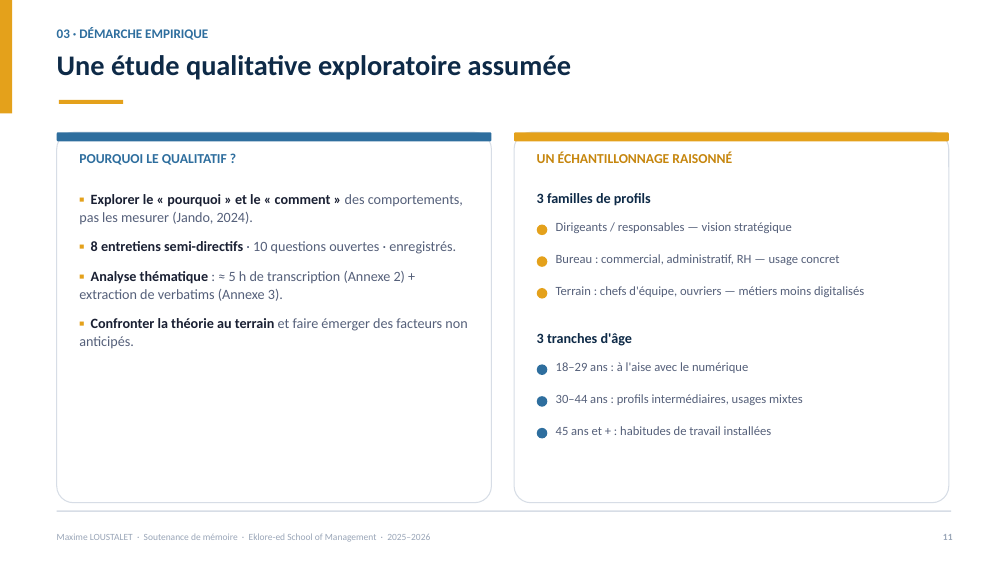
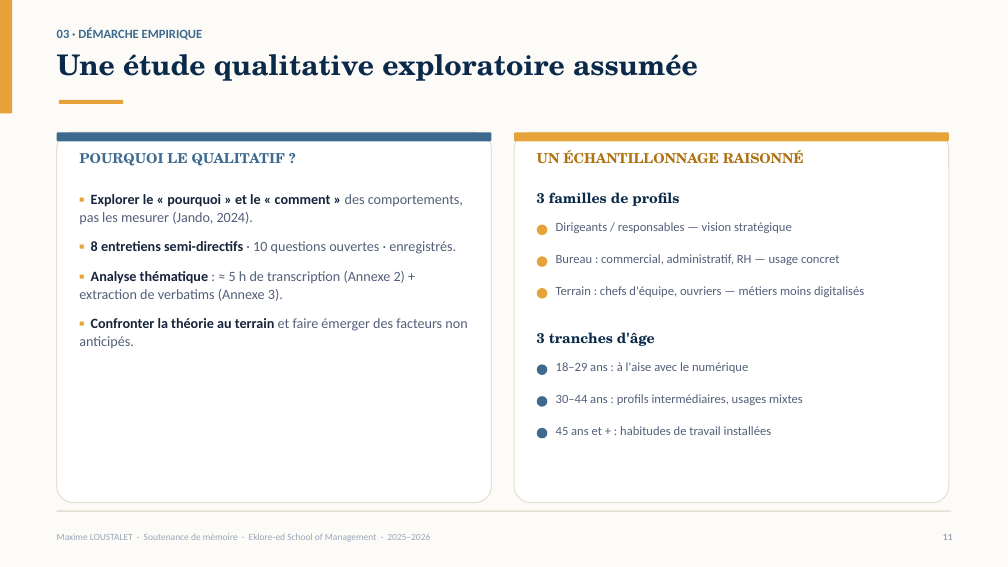
Before and after one commit to maximeloustalet4-creator/maxime, a slide deck: slide 11 of Soutenance_MFE_LOUSTALET_Maxime.pptx. Drawn at 1008x567 pixels with LibreOffice and Linux fonts; fonts in the diff are those of the drawing. Boxes give left, top, right and bottom in pixels: in the first picture for what was removed or moved away, otherwise in the second. Text is boxed around its words. In the diff, an @@ line names an element or a change of style, - is before the commit and + after.

```diff
--- a/Soutenance_MFE_LOUSTALET_Maxime.pptx
+++ b/Soutenance_MFE_LOUSTALET_Maxime.pptx
@@ rectangle at [0,0,1008,113]: fill #FFFFFF to #FCFBF8 @@
@@ rectangle added at [0,0,1008,567], fill #FCFBF8 @@
@@ text "03 · DÉMARCHE EMPIRIQUE" at [57,27,203,40]: size 12.5 to 12 pt, text colour #2E6E9E to #3D6A8E @@
@@ rounded rectangle at [57,132,492,503]: outline #D7DDE6 1 pt to #E6DFD3 1 pt @@
@@ rounded rectangle at [514,132,949,503]: outline #D7DDE6 1 pt to #E6DFD3 1 pt @@
@@ text "POURQUOI LE QUALITATIF ?" at [79,153,285,166]: font Calibri to TeX Gyre Schola, text colour #2E6E9E to #3D6A8E @@
@@ text "UN ÉCHANTILLONNAGE RAISONNÉ" at [537,150,804,163]: font Calibri to TeX Gyre Schola, text colour #C6860E to #AF7112 @@
@@ text "▪ Explorer le « pourquoi ..." at [79,194,467,348]: text colour #E4A11B to #E6A339 in "▪", "▪", "▪", "▪"; text colour #1A2033 to #18243C in "Explorer le « pourquoi » et le ...", "8 entretiens semi-directifs", "Analyse thématique", "Confronter la théorie au terrain"; text colour #55607A to #54607A in "des comportements, pas les mesurer (Jando, 2024).", "· 10 questions ouvertes · enregistrés.", ": ≈ 5 h de transcription (Annexe ...", "et faire émerger des facteurs non anticipés." @@
@@ fill #E4A11B to #E6A339 in 6 elements at [0,0,12,113], [59,100,123,104], [514,132,949,141], [537,225,547,235], [537,256,547,267], [537,288,547,299] @@
@@ font Calibri to TeX Gyre Schola, text colour #0E2A47 to #0B2A4A in 3 elements at [57,54,698,81], [537,192,679,206], [537,332,655,346] @@
@@ fill #2E6E9E to #3D6A8E in 4 elements at [57,132,492,141], [537,364,547,375], [537,396,547,407], [537,428,547,439] @@
@@ rectangle at [57,510,951,512]: fill #D7DDE6 to #E6DFD3 @@
```
Also in this commit, not shown: 20 other slides changed, 4 other files.
